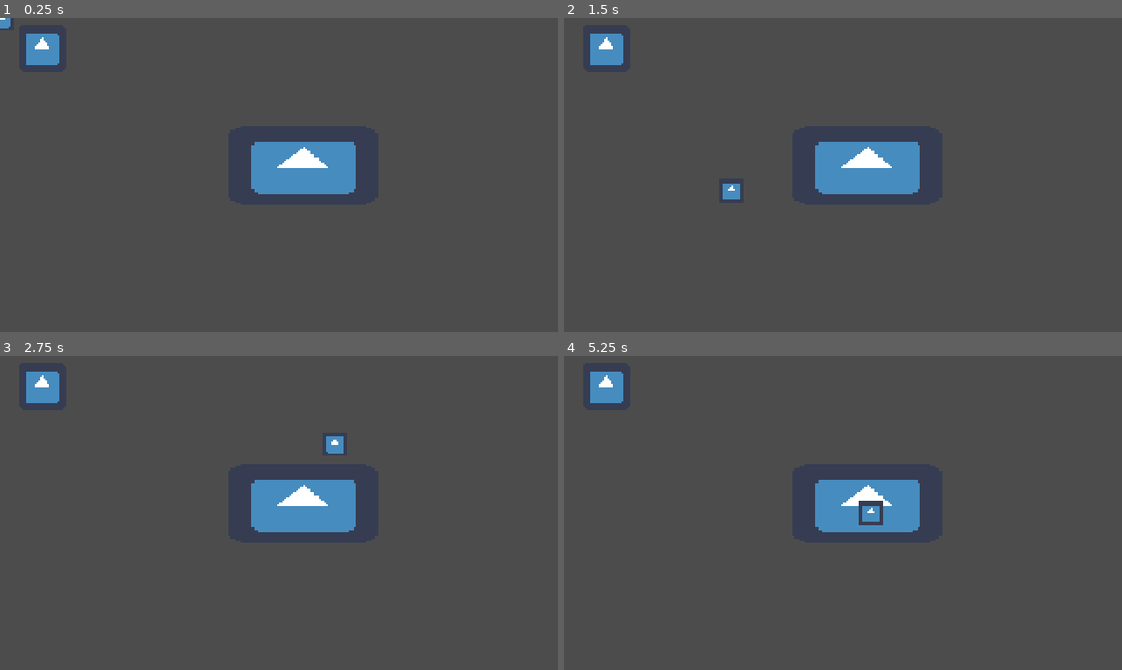
Above: before the commit, frames 1-4 (two rows, left to right).
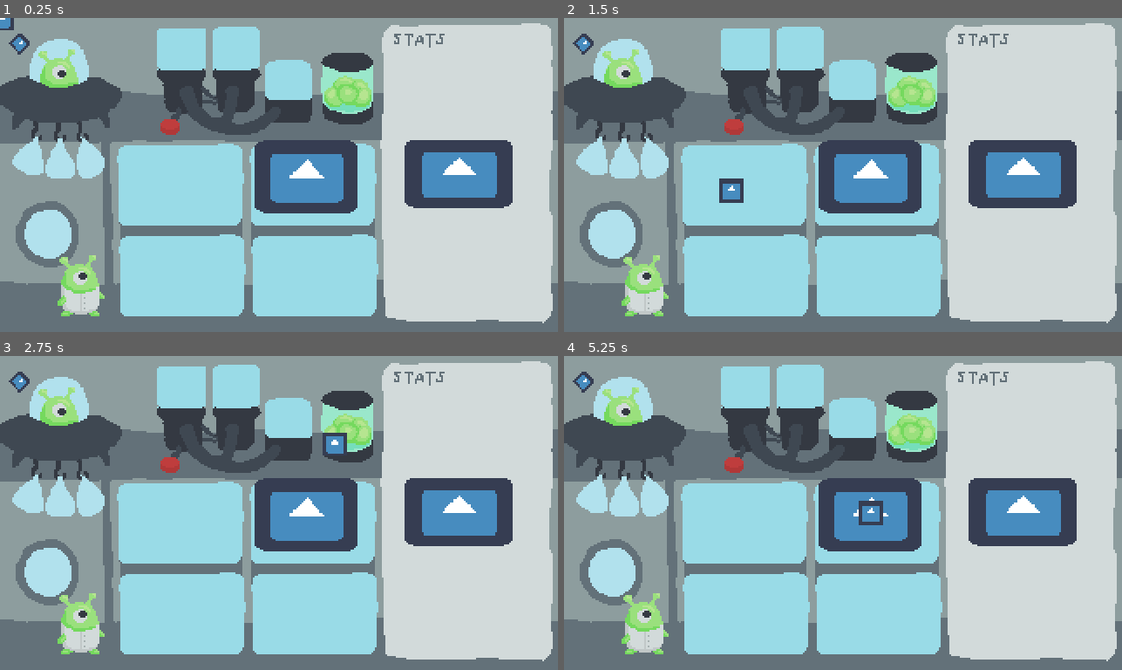
Above: after the commit, the same moments.

Repository: DerGernTod/minijam91
Game: Godot game, scene res://Main.tscn
The game is run twice, just before and just after one commit, with the same random seed, the same clock (stepped at 60 frames per second) and the same inputs. The engine's default icon, where the game draws it, is replaced by a stand-in: a white triangle on a blue panel in a dark square.
Inputs (mouse positions are in pixels of both pictures, inside the frame that each line leads up to):
- Up to frame 1 (0.25 s): no input
- Up to frame 2 (1.5 s): tap Enter at 0.5 s; move the mouse to (965, 159) at 0.52 s; click (965, 159) at 0.6 s; tap Space at 1.25 s; move the mouse to (731, 190) at 1.27 s; click (731, 190) at 1.35 s
- Up to frame 3 (2.75 s): tap Enter at 2 s; move the mouse to (334, 443) at 2.02 s; click (334, 443) at 2.1 s
- Up to frame 4 (5.25 s): tap Space at 2.75, 4.25 s; move the mouse to (815, 575) at 2.77 s; click (815, 575) at 2.85 s; tap Enter at 3.5 s; move the mouse to (1010, 560) at 3.52 s; click (1010, 560) at 3.6 s; move the mouse to (675, 465) at 4.27 s; click (675, 465) at 4.35 s; move the mouse to (870, 513) at 5.02 s; click (870, 513) at 5.1 s

The runs differ from the first frame. In frame 1, 89% of the frame differs, in the area x 0-100%, y 0-100%; in frame 2, 88%; in frame 3, 89%; in frame 4, 89%.

Commit message:
droppable, pickable, tanks, bags

Diff:
--- a/Main.tscn
+++ b/Main.tscn
@@ -1,18 +1,26 @@
-[gd_scene load_steps=4 format=2]
+[gd_scene load_steps=5 format=2]
 
-[ext_resource path="res://icon.png" type="Texture" id=1]
+[ext_resource path="res://mothership/background_tmp.png" type="Texture" id=1]
 [ext_resource path="res://fish_tank/FishTank.tscn" type="PackedScene" id=2]
 [ext_resource path="res://cursor/Cursor.tscn" type="PackedScene" id=3]
+[ext_resource path="res://fish_bag/FishBag.tscn" type="PackedScene" id=4]
 
 [node name="Main" type="Node2D"]
 
 [node name="Sprite" type="Sprite" parent="."]
-position = Vector2( 24.2329, 17.3034 )
-scale = Vector2( 0.418615, 0.418615 )
 texture = ExtResource( 1 )
+centered = false
 
 [node name="FishTank" parent="." instance=ExtResource( 2 )]
-position = Vector2( 173.673, 84.4768 )
+position = Vector2( 175.733, 90.8446 )
+scale = Vector2( 2.88, 2.04 )
+
+[node name="FishTank2" parent="." instance=ExtResource( 2 )]
+position = Vector2( 263.197, 89.159 )
+scale = Vector2( 3.00775, 1.91144 )
 
 [node name="Cursor" parent="." instance=ExtResource( 3 )]
 position = Vector2( 48.1376, 53.3289 )
+
+[node name="FishBag" parent="." instance=ExtResource( 4 )]
+position = Vector2( 11.9865, 7.49154 )
--- a/cursor/Cursor.gd
+++ b/cursor/Cursor.gd
@@ -1,20 +1,20 @@
 extends Area2D
 class_name Cursor
 
-var content: Area2D = null setget _set_content, _get_content
+var has_content: bool = false setget _set_content, _has_content
 
 func _ready() -> void:
 	pass
 
 
-func _physics_process(delta: float) -> void:
+func _physics_process(_delta: float) -> void:
 	var pos = get_viewport().get_mouse_position()
 	position = pos
 
 
-func _get_content() -> Area2D:
-	return content
+func _has_content() -> bool:
+	return has_content
 
 
-func _set_content(c: Area2D) -> void:
-	content = c
+func _set_content(c: bool) -> void:
+	has_content = c
--- /dev/null
+++ b/droppable/Droppable.gd
@@ -0,0 +1,39 @@
+extends Area2D
+class_name Droppable
+
+signal dropped
+signal pulled
+export var capacity: int = 1
+
+var can_drop = false setget , _get_can_drop
+var _content = 0
+var _cur_cursor: Cursor = null
+
+
+func area_entered(area: Area2D) -> void:
+	if area is Cursor:
+		_cur_cursor = area
+
+
+func area_exited(area: Area2D) -> void:
+	if area is Cursor:
+		_cur_cursor = null
+
+
+func pickable_dropped() -> void:
+	_content += 1
+	emit_signal("dropped")
+
+
+func pickable_pulled() -> void:
+	_content -= 1
+	emit_signal("pulled")
+
+
+func _ready() -> void:
+	connect("area_entered", self, "area_entered")
+	connect("area_exited", self, "area_exited")
+
+
+func _get_can_drop() -> bool:
+	return _content < capacity
--- /dev/null
+++ b/droppable/Droppable.tscn
@@ -0,0 +1,18 @@
+[gd_scene load_steps=4 format=2]
+
+[ext_resource path="res://icon.png" type="Texture" id=1]
+[ext_resource path="res://droppable/Droppable.gd" type="Script" id=2]
+
+[sub_resource type="RectangleShape2D" id=1]
+
+[node name="Droppable" type="Area2D" groups=[
+"droppables",
+]]
+script = ExtResource( 2 )
+
+[node name="Sprite" type="Sprite" parent="."]
+scale = Vector2( 0.321079, 0.321079 )
+texture = ExtResource( 1 )
+
+[node name="CollisionShape2D" type="CollisionShape2D" parent="."]
+shape = SubResource( 1 )
--- a/fish_bag/FishBag.gd
+++ b/fish_bag/FishBag.gd
@@ -1,21 +1,26 @@
-extends Area2D
+extends Pickable
 
-var _cur_cursor: Cursor = null
 var _fish = null
+var _drop_zone = null
 
 
 func _ready() -> void:
-	connect("area_entered", self, "area_entered")
-	connect("area_exited", self, "area_exited")
+	connect("area_entered", self, "area_entered_bag")
+	connect("area_exited", self, "area_exited_bag")
+	connect("dropped", self, "dropped_bag")
 
 
-func area_entered(area: Area2D) -> void:
-	if area is Cursor:
-		_cur_cursor = area
-		var cursor_has_content = area.content != null
+func dropped_bag() -> void:
+	if _cur_cursor and can_pick:
+		modulate = Color.cyan
 
 
+func area_entered_bag(area: Area2D) -> void:
+	if area is Cursor and not area.has_content:
+		modulate = Color.cyan
 
-func area_exited(area: Area2D) -> void:
+
+func area_exited_bag(area: Area2D) -> void:
 	if area is Cursor:
 		_cur_cursor = null
+		modulate = Color.white
--- a/fish_tank/FishTank.gd
+++ b/fish_tank/FishTank.gd
@@ -1,9 +1,5 @@
-extends Area2D
+extends Droppable
 
-export var capacity: int = 5
-
-var _cur_cursor: Cursor = null
-var _content = []
 var _states = {
 	"droppable": StateDroppable.new(),
 	"empty": StateEmpty.new(),
@@ -16,32 +12,39 @@
 onready var _sprite = $Sprite
 
 
+func area_entered_tank(area: Area2D) -> void:
+	if area is Cursor:
+		_update_state(area)
+
+
+func area_exited_tank(area: Area2D) -> void:
+	if area is Cursor:
+		_enter_state("none")
+
+
+func cursor_state_changed() -> void:
+	_update_state(_cur_cursor)
+
+
+func _update_state(cursor: Cursor) -> void:
+	var cursor_has_content = cursor.has_content
+	var tank_is_empty = _content == 0
+	var tank_is_full = _content == capacity
+	match [tank_is_full, tank_is_empty, cursor_has_content]:
+		[true, _, true]: _enter_state("full")
+		[false, _, true]: _enter_state("droppable")
+		[_, true, false]: _enter_state("empty")
+		[_, false, false]: _enter_state("pickable")
+
+
 func _ready() -> void:
 	var states = _states.values();
 	for state in states:
 		state.setup(_sprite)
-	connect("area_entered", self, "area_entered")
-	connect("area_exited", self, "area_exited")
-
-
-func _noop() -> void:
-	pass
-
-
-func _process_full() -> void:
-	pass
-
-
-func _process_empty() -> void:
-	pass
-
-
-func _process_droppable() -> void:
-	pass
-
-
-func _process_pickable() -> void:
-	pass
+	connect("area_entered", self, "area_entered_tank")
+	connect("area_exited", self, "area_exited_tank")
+	connect("dropped", self, "cursor_state_changed")
+	connect("pulled", self, "cursor_state_changed")
 
 
 func _physics_process(delta: float) -> void:
@@ -52,22 +55,3 @@
 	_cur_state.leave()
 	_states[state].enter()
 	_cur_state = _states[state]
-
-
-func area_entered(area: Area2D) -> void:
-	if area is Cursor:
-		_cur_cursor = area
-		var cursor_has_content = area.content != null
-		var tank_is_empty = _content.size() == 0
-		var tank_is_full = _content.size() == capacity
-		match [tank_is_full, tank_is_empty, cursor_has_content]:
-			[true, _, true]: _enter_state("full")
-			[false, _, true]: _enter_state("droppable")
-			[_, true, false]: _enter_state("empty")
-			[_, false, false]: _enter_state("pickable")
-
-
-func area_exited(area: Area2D) -> void:
-	if area is Cursor:
-		_enter_state("none")
-		_cur_cursor = null
--- a/fish_tank/FishTank.tscn
+++ b/fish_tank/FishTank.tscn
@@ -1,17 +1,7 @@
-[gd_scene load_steps=4 format=2]
+[gd_scene load_steps=3 format=2]
 
-[ext_resource path="res://icon.png" type="Texture" id=1]
+[ext_resource path="res://droppable/Droppable.tscn" type="PackedScene" id=1]
 [ext_resource path="res://fish_tank/FishTank.gd" type="Script" id=2]
 
-[sub_resource type="RectangleShape2D" id=1]
-extents = Vector2( 41.7004, 21.7701 )
-
-[node name="FishTank" type="Area2D"]
+[node name="FishTank" instance=ExtResource( 1 )]
 script = ExtResource( 2 )
-
-[node name="Sprite" type="Sprite" parent="."]
-scale = Vector2( 1.3392, 0.697665 )
-texture = ExtResource( 1 )
-
-[node name="CollisionShape2D" type="CollisionShape2D" parent="."]
-shape = SubResource( 1 )
--- /dev/null
+++ b/pickable/Pickable.gd
@@ -0,0 +1,97 @@
+extends Area2D
+class_name Pickable
+
+signal picked
+signal dropped
+signal discarded
+
+var _cur_cursor: Cursor = null
+var _cur_droppable: Droppable = null
+var _cur_process = "_noop"
+var is_picked: bool = false setget _set_picked, _is_picked
+var can_pick: bool = true setget _set_pickable, _can_pick
+var offset: Vector2 = Vector2.ZERO
+
+onready var _init_pos = position
+
+
+func area_entered(area: Area2D) -> void:
+	if area is Cursor and not area.has_content:
+		_cur_cursor = area
+		if can_pick:
+			_cur_process = "_check_pick"
+			_highlight_color()
+	if area is Droppable and area.can_drop:
+		_cur_droppable = area
+
+
+func area_exited(area: Area2D) -> void:
+	if area is Cursor:
+		_cur_cursor = null
+		_reset_color()
+	if area is Droppable:
+		_cur_droppable = null
+
+
+func _reset_color() -> void:
+	modulate = Color.white
+
+
+func _highlight_color() -> void:
+	modulate = Color.cyan
+
+
+func _ready() -> void:
+	connect("area_entered", self, "area_entered")
+	connect("area_exited", self, "area_exited")
+
+
+func _noop(_delta: float) -> void:
+	pass
+
+
+func _check_pick(_delta: float) -> void:
+	if Input.is_action_just_pressed("left_mouse"):
+		offset = position - _cur_cursor.position
+		is_picked = true
+		_cur_process = "_follow_cursor"
+		_cur_cursor.has_content = true
+		_reset_color()
+		if _cur_droppable:
+			_cur_droppable.pickable_pulled()
+		emit_signal("picked")
+
+
+func _follow_cursor(_delta: float) -> void:
+	position = offset + _cur_cursor.position
+	if Input.is_action_just_released("left_mouse"):
+		is_picked = false
+		_cur_process = "_check_pick"
+		_cur_cursor.has_content = false
+		if _cur_droppable:
+			_init_pos = position
+			_cur_droppable.pickable_dropped()
+			emit_signal("dropped")
+		else:
+			position = _init_pos
+			emit_signal("discarded")
+
+
+func _physics_process(delta: float) -> void:
+	call(_cur_process, delta)
+
+
+func _set_picked(picked: bool) -> void:
+	is_picked = picked
+
+
+func _is_picked() -> bool:
+	return is_picked
+
+
+func _set_pickable(pickable: bool) -> void:
+	can_pick = pickable
+
+
+func _can_pick() -> bool:
+	return can_pick
--- /dev/null
+++ b/pickable/Pickable.tscn
@@ -0,0 +1,17 @@
+[gd_scene load_steps=4 format=2]
+
+[ext_resource path="res://icon.png" type="Texture" id=1]
+[ext_resource path="res://pickable/Pickable.gd" type="Script" id=2]
+
+[sub_resource type="CircleShape2D" id=1]
+radius = 14.5736
+
+[node name="Pickable" type="Area2D"]
+script = ExtResource( 2 )
+
+[node name="Sprite" type="Sprite" parent="."]
+scale = Vector2( 0.356196, 0.356196 )
+texture = ExtResource( 1 )
+
+[node name="CollisionShape2D" type="CollisionShape2D" parent="."]
+shape = SubResource( 1 )
--- a/project.godot
+++ b/project.godot
@@ -14,10 +14,20 @@
 "language": "GDScript",
 "path": "res://cursor/Cursor.gd"
 }, {
+"base": "Area2D",
+"class": "Droppable",
+"language": "GDScript",
+"path": "res://droppable/Droppable.gd"
+}, {
 "base": "Reference",
 "class": "FishTankState",
 "language": "GDScript",
 "path": "res://fish_tank/states/FishTankState.gd"
+}, {
+"base": "Area2D",
+"class": "Pickable",
+"language": "GDScript",
+"path": "res://pickable/Pickable.gd"
 }, {
 "base": "FishTankState",
 "class": "StateDroppable",
@@ -46,7 +56,9 @@
 } ]
 _global_script_class_icons={
 "Cursor": "",
+"Droppable": "",
 "FishTankState": "",
+"Pickable": "",
 "StateDroppable": "",
 "StateEmpty": "",
 "StateFull": "",
@@ -71,6 +83,14 @@
 window/stretch/mode="viewport"
 window/stretch/aspect="keep"
 
+[input]
+
+left_mouse={
+"deadzone": 0.5,
+"events": [ Object(InputEventMouseButton,"resource_local_to_scene":false,"resource_name":"","device":-1,"alt":false,"shift":false,"control":false,"meta":false,"command":false,"button_mask":0,"position":Vector2( 0, 0 ),"global_position":Vector2( 0, 0 ),"factor":1.0,"button_index":1,"pressed":false,"doubleclick":false,"script":null)
+ ]
+}
+
 [physics]
 
 common/enable_pause_aware_picking=true
@@ -81,3 +101,4 @@
 vram_compression/import_etc=true
 vram_compression/import_etc2=false
 environment/default_environment="res://default_env.tres"
+quality/dynamic_fonts/use_oversampling=false
Not shown, added: mothership/background_tmp.png.import
